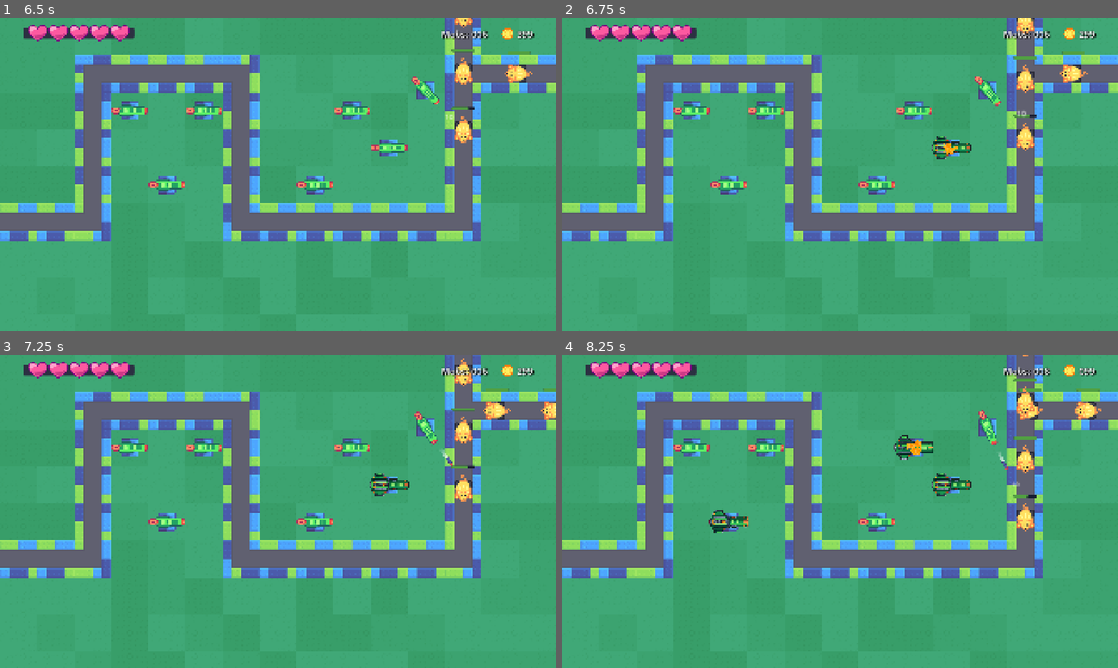
Above: before the commit, frames 1-4 (two rows, left to right).
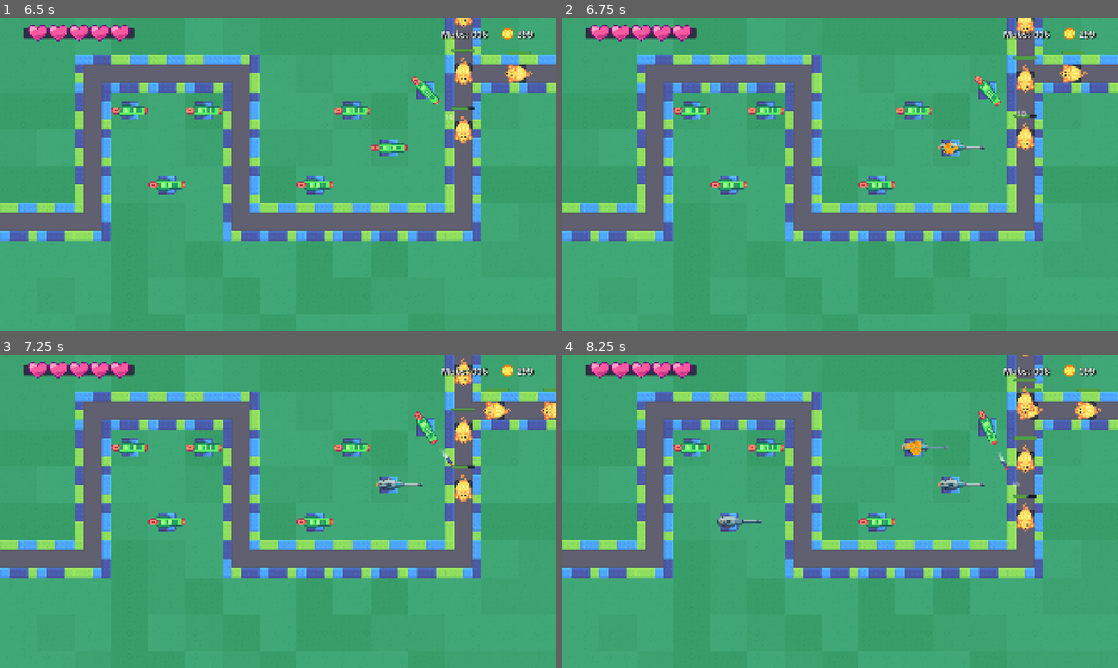
Above: after the commit, the same moments.

Repository: James-Christensen/tower-defense
Game: Godot game, scene res://mobs/tower_defense.tscn
Two runs of this game, one before a commit and one after it. Both use one fixed random seed, a clock stepped at 60 frames per second and the inputs below.
Inputs (mouse positions are in pixels of both pictures, inside the frame that each line leads up to):
- Up to frame 1 (6.5 s): tap Enter at 0.5 s; move the mouse to (400, 158) at 0.52 s; tap Z every 1.5 s from 0.6 to 5.1 s; click (400, 158) at 0.67 s; tap Space at 0.77, 2, 3.77 s; drag from (166, 190) to (428, 89) at 1.27 s; move the mouse to (333, 105) at 2.02 s; click (333, 105) at 2.17 s; drag from (250, 237) to (428, 89) at 2.77 s; move the mouse to (444, 221) at 3.52 s; click (444, 221) at 3.67 s; drag from (111, 127) to (444, 221) at 4.27 s; move the mouse to (305, 174) at 5.02 s; click (305, 174) at 5.17 s; drag from (194, 96) to (428, 89) at 5.77 s
- Up to frame 2 (6.75 s): move the mouse to (962, 158) at 6.52 s; tap Z at 6.6 s; click (962, 158) at 6.67 s
- Up to frame 3 (7.25 s): tap Space at 6.77 s
- Up to frame 4 (8.25 s): drag from (728, 527) to (1023, 373) at 7.27 s; move the mouse to (895, 442) at 8.02 s; tap Z at 8.1 s; click (895, 442) at 8.17 s

Frame 1 is identical in both runs. In frame 2, 0.3% of the frame differs, in the area x 66-76%, y 37-46%; in frame 3, 0.3%; in frame 4, 1.0%, in the area x 26-76%, y 25-57%.

Commit message:
Refactor turret upgrades and add SimpleCannon level 1
Replaced individual stat upgrade resources with new level-based upgrades (level1, level2, level3) and updated upgrade_database.gd to use them. Added SimpleCannon_Level1 scene and script, along with associated textures. Renamed rocket_launcher.gd to turret_upgrade.gd for consistency.

Diff:
--- a/autoload/upgrade_database.gd
+++ b/autoload/upgrade_database.gd
@@ -1,19 +1,19 @@
 extends Node
+const LEVEL_1 = preload("uid://jbcpr0nyfo72")
+const LEVEL_2 = preload("uid://dtjncf7kuwh04")
+const LEVEL_3 = preload("uid://du5l55g0qo8ul")
 
-const All_STATS = preload("uid://ntv3w435y7cx")
-const DAMAGE = preload("uid://cqksx3ec3nd1r")
-const FIRE_RATE= preload("uid://bmy2qw633r5ly")
-const RANGE = preload("uid://c2t8ua0s0fmru")
+
 const ROCKET_LAUNCHER = preload("uid://sc5sxy7vmdc7")
 
 func get_upgrades_for_weapon(weapon: Weapon, turret_level: int) -> TurretUpgrade:
-	if weapon is SimpleCannon:
+	if weapon is SimpleCannon or SimpleCannonOne:
 		if turret_level == 1:
-			return DAMAGE
+			return LEVEL_1
 		elif turret_level == 2:
-			return FIRE_RATE
+			return LEVEL_2
 		elif turret_level == 3:
-			return RANGE
+			return LEVEL_3
 		elif turret_level == 4:
 			return ROCKET_LAUNCHER
 	return null
--- /dev/null
+++ b/turrets/upgrades/Level3.tres
@@ -0,0 +1,10 @@
+[gd_resource type="Resource" script_class="TurretUpgrade" load_steps=3 format=3 uid="uid://du5l55g0qo8ul"]
+
+[ext_resource type="Script" uid="uid://2ycpfok7dspb" path="res://turrets/upgrades/turret_upgrade.gd" id="1_mccaj"]
+[ext_resource type="PackedScene" uid="uid://n5dv4higyu2u" path="res://turrets/weapons/SimpleCannon_Level1.tscn" id="1_tvfk8"]
+
+[resource]
+script = ExtResource("1_mccaj")
+mob_detection_radius_change = 30.0
+replacement_weapon = ExtResource("1_tvfk8")
+metadata/_custom_type_script = "uid://2ycpfok7dspb"
--- a/turrets/upgrades/all_stat_upgrade.tres
+++ /dev/null
@@ -1,11 +0,0 @@
-[gd_resource type="Resource" script_class="TurretUpgrade" load_steps=2 format=3 uid="uid://ntv3w435y7cx"]
-
-[ext_resource type="Script" uid="uid://2ycpfok7dspb" path="res://turrets/upgrades/rocket_launcher.gd" id="1_ed2y0"]
-
-[resource]
-script = ExtResource("1_ed2y0")
-cost = 300
-mob_detection_radius_change = 30.0
-attack_rate_change = 0.25
-damage_change = 2.0
-metadata/_custom_type_script = "uid://2ycpfok7dspb"
--- a/turrets/upgrades/damage_upgrade.tres
+++ /dev/null
@@ -1,10 +0,0 @@
-[gd_resource type="Resource" script_class="TurretUpgrade" load_steps=3 format=3 uid="uid://cqksx3ec3nd1r"]
-
-[ext_resource type="PackedScene" uid="uid://oodyfepetn6w" path="res://turrets/weapons/medium_cannon.tscn" id="1_hdgd8"]
-[ext_resource type="Script" uid="uid://2ycpfok7dspb" path="res://turrets/upgrades/rocket_launcher.gd" id="2_g2hfd"]
-
-[resource]
-script = ExtResource("2_g2hfd")
-damage_change = 5.0
-replacement_weapon = ExtResource("1_hdgd8")
-metadata/_custom_type_script = "uid://2ycpfok7dspb"
--- a/turrets/upgrades/fire_rate_upgrade.tres
+++ /dev/null
@@ -1,9 +0,0 @@
-[gd_resource type="Resource" script_class="TurretUpgrade" load_steps=2 format=3 uid="uid://bmy2qw633r5ly"]
-
-[ext_resource type="Script" uid="uid://2ycpfok7dspb" path="res://turrets/upgrades/rocket_launcher.gd" id="1_tr2f0"]
-
-[resource]
-script = ExtResource("1_tr2f0")
-cost = 150
-attack_rate_change = 0.25
-metadata/_custom_type_script = "uid://2ycpfok7dspb"
--- /dev/null
+++ b/turrets/upgrades/level1.tres
@@ -0,0 +1,9 @@
+[gd_resource type="Resource" script_class="TurretUpgrade" load_steps=3 format=3 uid="uid://jbcpr0nyfo72"]
+
+[ext_resource type="PackedScene" uid="uid://n5dv4higyu2u" path="res://turrets/weapons/SimpleCannon_Level1.tscn" id="1_7dvlg"]
+[ext_resource type="Script" uid="uid://2ycpfok7dspb" path="res://turrets/upgrades/turret_upgrade.gd" id="2_tyh5y"]
+
+[resource]
+script = ExtResource("2_tyh5y")
+damage_change = 5.0
+replacement_weapon = ExtResource("1_7dvlg")
--- /dev/null
+++ b/turrets/upgrades/level2.tres
@@ -0,0 +1,10 @@
+[gd_resource type="Resource" script_class="TurretUpgrade" load_steps=3 format=3 uid="uid://dtjncf7kuwh04"]
+
+[ext_resource type="PackedScene" uid="uid://n5dv4higyu2u" path="res://turrets/weapons/SimpleCannon_Level1.tscn" id="1_2dni4"]
+[ext_resource type="Script" uid="uid://2ycpfok7dspb" path="res://turrets/upgrades/turret_upgrade.gd" id="1_u5dnb"]
+
+[resource]
+script = ExtResource("1_u5dnb")
+attack_rate_change = 0.5
+replacement_weapon = ExtResource("1_2dni4")
+metadata/_custom_type_script = "uid://2ycpfok7dspb"
--- a/turrets/upgrades/range_upgrade.tres
+++ /dev/null
@@ -1,9 +0,0 @@
-[gd_resource type="Resource" script_class="TurretUpgrade" load_steps=2 format=3 uid="uid://c2t8ua0s0fmru"]
-
-[ext_resource type="Script" uid="uid://2ycpfok7dspb" path="res://turrets/upgrades/rocket_launcher.gd" id="1_1ycrh"]
-
-[resource]
-script = ExtResource("1_1ycrh")
-cost = 125
-mob_detection_radius_change = 30.0
-metadata/_custom_type_script = "uid://2ycpfok7dspb"
--- /dev/null
+++ b/turrets/weapons/SimpleCannon_Level1.tscn
@@ -0,0 +1,178 @@
+[gd_scene load_steps=13 format=3 uid="uid://n5dv4higyu2u"]
+
+[ext_resource type="Texture2D" uid="uid://c4xhk81padg3j" path="res://turrets/weapons/cannon_160_px.png" id="1_kd3ag"]
+[ext_resource type="Script" uid="uid://ckrej5q3l674s" path="res://turrets/weapons/simple_cannon_level_1.gd" id="2_kd3ag"]
+[ext_resource type="Texture2D" uid="uid://0bgaw6cyhrsb" path="res://turrets/weapons/particle_smoke.png" id="3_2hx6u"]
+
+[sub_resource type="Animation" id="Animation_kd3ag"]
+resource_name = "attack"
+step = 0.05
+tracks/0/type = "value"
+tracks/0/imported = false
+tracks/0/enabled = true
+tracks/0/path = NodePath("Explosion:emitting")
+tracks/0/interp = 1
+tracks/0/loop_wrap = true
+tracks/0/keys = {
+"times": PackedFloat32Array(0.05),
+"transitions": PackedFloat32Array(1),
+"update": 1,
+"values": [true]
+}
+tracks/1/type = "value"
+tracks/1/imported = false
+tracks/1/enabled = true
+tracks/1/path = NodePath("Smoke:emitting")
+tracks/1/interp = 1
+tracks/1/loop_wrap = true
+tracks/1/keys = {
+"times": PackedFloat32Array(0.1),
+"transitions": PackedFloat32Array(1),
+"update": 1,
+"values": [true]
+}
+tracks/2/type = "value"
+tracks/2/imported = false
+tracks/2/enabled = true
+tracks/2/path = NodePath(".:recoil_offset")
+tracks/2/interp = 1
+tracks/2/loop_wrap = true
+tracks/2/keys = {
+"times": PackedFloat32Array(0, 0.15, 0.3, 0.5, 0.7, 1),
+"transitions": PackedFloat32Array(1, 1, 1, 1, 1, 1),
+"update": 0,
+"values": [0.0, 30.0, -10.0, 15.0, -5.0, 0.0]
+}
+
+[sub_resource type="Animation" id="Animation_2hx6u"]
+length = 0.001
+tracks/0/type = "value"
+tracks/0/imported = false
+tracks/0/enabled = true
+tracks/0/path = NodePath(".:position")
+tracks/0/interp = 1
+tracks/0/loop_wrap = true
+tracks/0/keys = {
+"times": PackedFloat32Array(0),
+"transitions": PackedFloat32Array(1),
+"update": 0,
+"values": [Vector2(0, 0)]
+}
+tracks/1/type = "value"
+tracks/1/imported = false
+tracks/1/enabled = true
+tracks/1/path = NodePath("Explosion:emitting")
+tracks/1/interp = 1
+tracks/1/loop_wrap = true
+tracks/1/keys = {
+"times": PackedFloat32Array(0),
+"transitions": PackedFloat32Array(1),
+"update": 1,
+"values": [true]
+}
+tracks/2/type = "value"
+tracks/2/imported = false
+tracks/2/enabled = true
+tracks/2/path = NodePath(".:recoil_offset")
+tracks/2/interp = 1
+tracks/2/loop_wrap = true
+tracks/2/keys = {
+"times": PackedFloat32Array(0),
+"transitions": PackedFloat32Array(1),
+"update": 0,
+"values": [0.0]
+}
+
+[sub_resource type="AnimationLibrary" id="AnimationLibrary_riacc"]
+_data = {
+&"RESET": SubResource("Animation_2hx6u"),
+&"attack": SubResource("Animation_kd3ag")
+}
+
+[sub_resource type="Gradient" id="Gradient_kd3ag"]
+offsets = PackedFloat32Array(0.32302406, 0.44673538, 0.6426117, 1)
+colors = PackedColorArray(1, 1, 1, 1, 16.77929, 18.469584, 0, 0.4862745, 16.77929, 18.469584, 0, 0.4862745, 18.4701, 18.4701, 18.4701, 0)
+
+[sub_resource type="GradientTexture2D" id="GradientTexture2D_2hx6u"]
+gradient = SubResource("Gradient_kd3ag")
+width = 48
+height = 32
+fill = 1
+fill_from = Vector2(0.5, 0.5)
+
+[sub_resource type="Curve" id="Curve_riacc"]
+_data = [Vector2(0, 0.08130705), 0.0, 0.0, 0, 0, Vector2(0.12087911, 0.35790277), 0.0, 0.0, 0, 0, Vector2(0.4358974, 0.3162824), 0.0, 0.0, 0, 0, Vector2(1, 0), 0.0, 0.0, 0, 0]
+point_count = 4
+
+[sub_resource type="CurveTexture" id="CurveTexture_tnfxx"]
+curve = SubResource("Curve_riacc")
+
+[sub_resource type="ParticleProcessMaterial" id="ParticleProcessMaterial_tnfxx"]
+particle_flag_disable_z = true
+emission_shape = 1
+emission_sphere_radius = 5.0
+angle_min = -44.99999
+angle_max = 45.00001
+spread = 90.0
+initial_velocity_min = 100.0
+initial_velocity_max = 250.0
+scale_min = 0.099999994
+scale_max = 0.25
+alpha_curve = SubResource("CurveTexture_tnfxx")
+
+[sub_resource type="ParticleProcessMaterial" id="ParticleProcessMaterial_2hx6u"]
+particle_flag_disable_z = true
+emission_shape = 1
+emission_sphere_radius = 5.0
+angle_min = -44.99999
+angle_max = 45.00001
+direction = Vector3(-10, 0, 0)
+spread = 90.0
+initial_velocity_min = 20.0
+initial_velocity_max = 40.0
+angular_velocity_min = -152.80002
+angular_velocity_max = 106.499985
+orbit_velocity_min = -0.24399991
+orbit_velocity_max = 0.25700012
+gravity = Vector3(-40, 0, 0)
+linear_accel_min = -11.580002
+linear_accel_max = 53.379997
+scale_min = 0.099999994
+scale_max = 0.29999998
+color = Color(1, 1, 1, 0.5411765)
+alpha_curve = SubResource("CurveTexture_tnfxx")
+
+[node name="SimpleCannonLevel1" type="Sprite2D"]
+texture = ExtResource("1_kd3ag")
+offset = Vector2(36, 0)
+script = ExtResource("2_kd3ag")
+
+[node name="RocketSpawnPoint" type="Marker2D" parent="."]
+position = Vector2(115, 0)
+
+[node name="AnimationPlayer" type="AnimationPlayer" parent="."]
+libraries = {
+&"": SubResource("AnimationLibrary_riacc")
+}
+
+[node name="Explosion" type="GPUParticles2D" parent="."]
+position = Vector2(115, 0)
+amount = 48
+texture = SubResource("GradientTexture2D_2hx6u")
+lifetime = 0.25
+one_shot = true
+explosiveness = 1.0
+trail_enabled = true
+trail_lifetime = 0.09999999999999999
+process_material = SubResource("ParticleProcessMaterial_tnfxx")
+
+[node name="Smoke" type="GPUParticles2D" parent="."]
+position = Vector2(116, 0)
+emitting = false
+amount = 240
+texture = ExtResource("3_2hx6u")
+lifetime = 0.75
+one_shot = true
+explosiveness = 1.0
+randomness = 0.18
+process_material = SubResource("ParticleProcessMaterial_2hx6u")
--- /dev/null
+++ b/turrets/weapons/simple_cannon_level_1.gd
@@ -0,0 +1,51 @@
+class_name SimpleCannonOne extends Weapon
+
+@onready var rocket_spawn_point: Marker2D = $RocketSpawnPoint
+@onready var animation_player: AnimationPlayer = $AnimationPlayer
+
+var _target: Mob = null
+var _is_recoiling: bool = false
+var _base_position: Vector2
+
+# Add this custom property
+@export var recoil_offset: float = 0.0:
+	set(value):
+		recoil_offset = value
+		_apply_recoil()
+
+func _ready() -> void:
+	super._ready()
+	animation_player.animation_finished.connect(_on_animation_finished)
+	_base_position = position
+
+func _apply_recoil() -> void:
+	var recoil_direction := Vector2(-recoil_offset, 0).rotated(rotation)
+	position = _base_position + recoil_direction
+
+
+func _physics_process(_delta: float) -> void:
+	if _is_recoiling:
+		return
+
+	if _target == null:
+		_target = _find_closest_target()
+	if _target != null:
+		look_at(_target.global_position)
+		_base_position = position  # Update base position after rotation
+
+func attack() -> void:
+	var mobs_in_range := _area_2d.get_overlapping_areas()
+	if mobs_in_range.is_empty():
+		return
+
+	_is_recoiling = true
+	animation_player.play("attack")
+
+	var rocket: Node2D = preload("res://turrets/weapons/projectiles/simple_rocket.tscn").instantiate()
+	get_tree().current_scene.add_child(rocket)
+	rocket.global_transform = rocket_spawn_point.global_transform
+	rocket.damage = stats.damage
+
+func _on_animation_finished(anim_name: String) -> void:
+	if anim_name == "attack":
+		_is_recoiling = false
Not shown: 1 places in Test.tscn that only renumber resources
Renamed: turrets/upgrades/rocket_launcher.gd -> turrets/upgrades/turret_upgrade.gd
Renamed: turrets/upgrades/rocket_launcher.gd.uid -> turrets/upgrades/turret_upgrade.gd.uid
Binary file added: turrets/weapons/cannon_160_px.png
Not shown, added: turrets/weapons/cannon_160_px.png.import
Binary file added: turrets/weapons/cannon_64_px.png
Not shown, added: turrets/weapons/cannon_64_px.png.import
Not shown, added: turrets/weapons/simple_cannon_level_1.gd.uid
Not shown, added: .DS_Store
Not shown, added: .gitignore
Not shown, changed: turrets/.DS_Store
